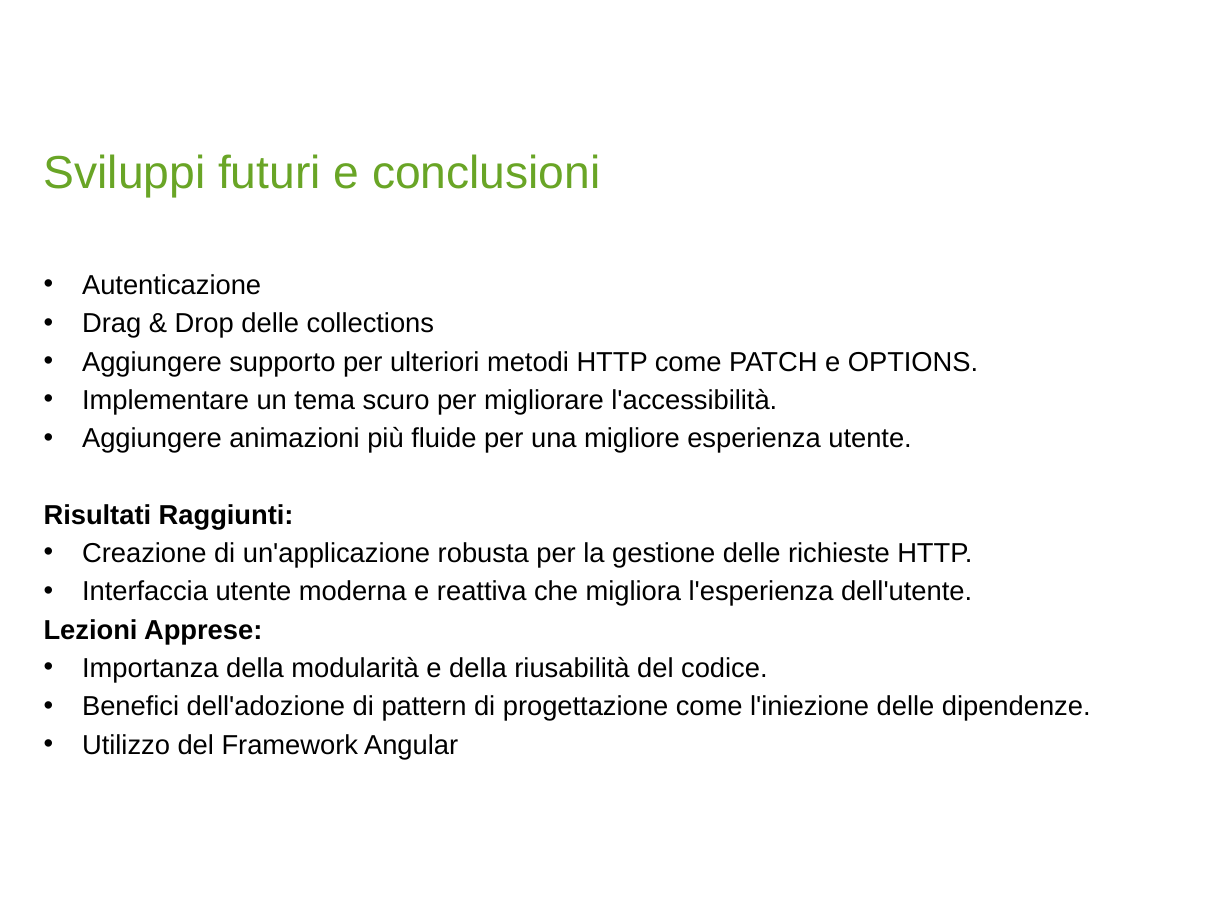
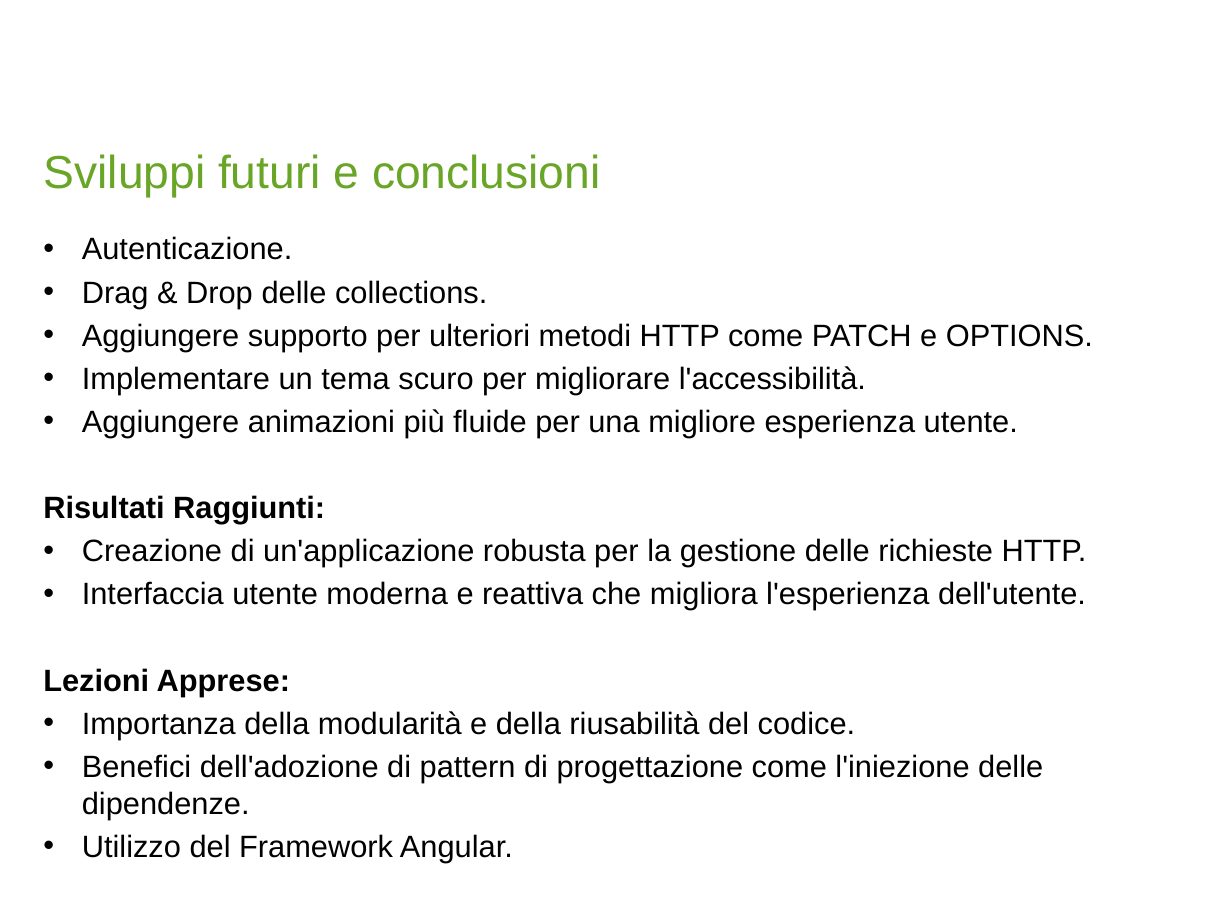
Before and after one commit to LorussoMarco/PostmanAngular, a slide deck: slide 12 of ClientHTTP-WebApplication.pptx. Drawn at 1232x924 pixels with LibreOffice and Linux fonts; fonts in the diff are those of the drawing; background and template pictures are left out. Boxes give left, top, right and bottom in pixels: in the first picture for what was removed or moved away, otherwise in the second. Text is boxed around its words. In the diff, an @@ line names an element or a change of style, - is before the commit and + after.

```diff
--- a/ClientHTTP-WebApplication.pptx
+++ b/ClientHTTP-WebApplication.pptx
@@ text "Autenticazione." moved from (x1=44, y1=274, x2=1091, y2=759) to (x1=43, y1=236, x2=1093, y2=782) @@
@@ text at (x1=82, y1=236, x2=487, y2=308): text changed; size 16 to 18 pt @@
-• Autenticazione
-• Drag & Drop delle collections
+• Autenticazione.
+• Drag & Drop delle collections.
@@ text at (x1=43, y1=323, x2=1093, y2=782): size 16 to 18 pt in "Aggiungere supporto per ulteriori metodi HTTP come ...", "Implementare un tema scuro per migliorare l'accessibilità.", "Aggiungere animazioni più fluide per una migliore ...", "Risultati Raggiunti:" and 5 more places @@
@@ text at (x1=82, y1=734, x2=458, y2=759): text changed; size 16 to 18 pt @@
-• Utilizzo del Framework Angular
+• Utilizzo del Framework Angular.
```
Also in this commit, not shown: 10 other slides changed.
